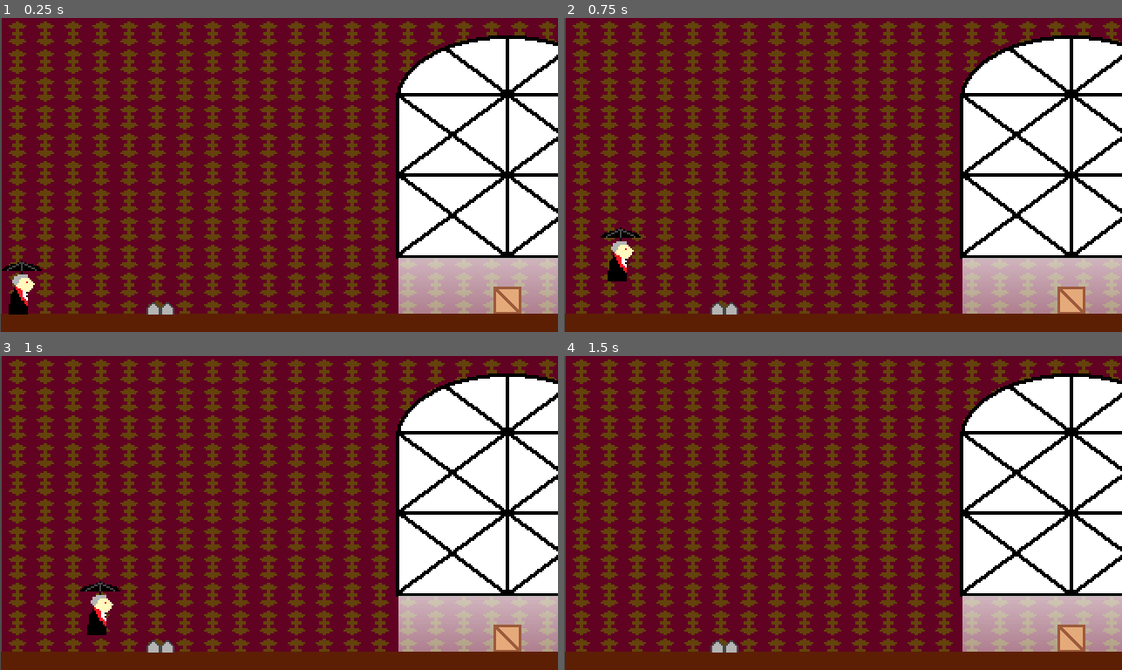
Above: before the commit, frames 1-4 (two rows, left to right).
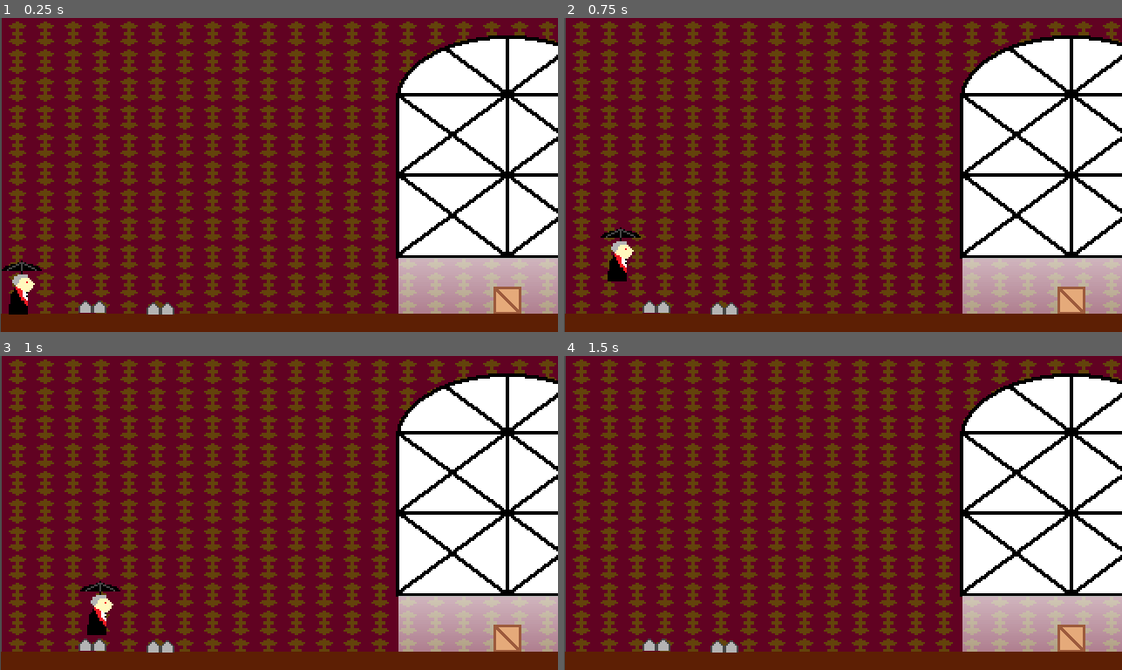
Above: after the commit, the same moments.

Repository: JedsadaSrijunpoe/sunlight-is-enemy
Game: Godot game, scene res://Level/level_1.tscn
Two runs of this game, one before a commit and one after it. Both use one fixed random seed, a clock stepped at 60 frames per second and the inputs below.
Inputs:
- Up to frame 1 (0.25 s): no input
- Up to frame 2 (0.75 s): tap Enter at 0.5 s; hold D (move_right) from 0.53 s (still down); tap W (jump) at 0.6 s
- Up to frame 3 (1 s): keep holding D (move_right); tap W (jump) at 0.77 s
- Up to frame 4 (1.5 s): keep holding D (move_right); tap W (jump) at 1.07 s; tap Space (toggle) at 1.35 s

The runs differ from the first frame. In frame 1, 0.2% of the frame differs, in the area x 14-20%, y 90-94%; in frame 2, 0.2%; in frame 3, 0.2%; in frame 4, 0.2%.

Commit message:
Add switch

Diff:
--- a/Level/level_1.tscn
+++ b/Level/level_1.tscn
@@ -6,6 +6,7 @@
 [ext_resource type="PackedScene" uid="uid://55uh4xtx1ylx" path="res://Hazard/window.tscn" id="2_5jm23"]
 [ext_resource type="PackedScene" uid="uid://coq2wpfjr3ppr" path="res://World/crate.tscn" id="3_5571h"]
 [ext_resource type="PackedScene" uid="uid://bw878r7c0fvro" path="res://Hazard/spike_trap.tscn" id="6_mpf2n"]
+[ext_resource type="PackedScene" uid="uid://cxqt7udetk2iw" path="res://World/switch.tscn" id="7_kwgax"]
 
 [sub_resource type="Gradient" id="Gradient_iuo6q"]
 colors = PackedColorArray(0.36601, 0.12483, 0.0196051, 1, 1, 1, 1, 1)
@@ -59,6 +60,9 @@
 [node name="SpikeTrap" parent="." instance=ExtResource("6_mpf2n")]
 position = Vector2(92, 162)
 
+[node name="Switch" parent="." instance=ExtResource("7_kwgax")]
+position = Vector2(53, 161)
+
 [editable path="Window"]
 [editable path="Window/Hitbox"]
 [editable path="Camera2D"]
--- a/Player/player.gd
+++ b/Player/player.gd
@@ -93,3 +93,9 @@
 func _on_humanhurtbox_area_entered(area):
 	if not area.IS_LIGHT:
 		queue_free()
+
+func _on_switchbox_area_entered(switch):
+	switch.entered = true
+
+func _on_switchbox_area_exited(switch):
+	switch.entered = false
--- a/Player/player.tscn
+++ b/Player/player.tscn
@@ -37,6 +37,9 @@
 
 [sub_resource type="RectangleShape2D" id="RectangleShape2D_hictw"]
 size = Vector2(38.5687, 14.5471)
+
+[sub_resource type="RectangleShape2D" id="RectangleShape2D_l5ns7"]
+size = Vector2(8.71702, 14.3487)
 
 [node name="Player" type="CharacterBody2D"]
 slide_on_ceiling = false
@@ -77,8 +80,19 @@
 scale = Vector2(0.596338, -0.618682)
 shape = SubResource("RectangleShape2D_hictw")
 
+[node name="Switchbox" type="Area2D" parent="."]
+collision_layer = 0
+collision_mask = 16
+
+[node name="CollisionShape2D" type="CollisionShape2D" parent="Switchbox"]
+position = Vector2(-0.5, 4.54834)
+scale = Vector2(1.03246, 1.60967)
+shape = SubResource("RectangleShape2D_l5ns7")
+
 [connection signal="area_entered" from="BatHurtbox" to="." method="_on_bathurtbox_area_entered"]
 [connection signal="area_entered" from="HumanHurtbox" to="." method="_on_humanhurtbox_area_entered"]
+[connection signal="area_entered" from="Switchbox" to="." method="_on_switchbox_area_entered"]
+[connection signal="area_exited" from="Switchbox" to="." method="_on_switchbox_area_exited"]
 
 [editable path="BatHurtbox"]
 [editable path="HumanHurtbox"]
--- /dev/null
+++ b/World/switch.gd
@@ -0,0 +1,16 @@
+extends Area2D
+
+var entered = false
+
+# Called when the node enters the scene tree for the first time.
+func _ready():
+	pass # Replace with function body.
+
+
+# Called every frame. 'delta' is the elapsed time since the previous frame.
+func _process(delta):
+	if entered and Input.is_action_just_pressed("jump"):
+		print("jump")
+
+func activate():
+	print("Switch activated")
--- /dev/null
+++ b/World/switch.tscn
@@ -0,0 +1,17 @@
+[gd_scene load_steps=4 format=3 uid="uid://cxqt7udetk2iw"]
+
+[ext_resource type="Script" path="res://World/switch.gd" id="1_vanye"]
+[ext_resource type="Texture2D" uid="uid://bfcrp654mxqk5" path="res://Hazard/spiketrap.png" id="2_nqams"]
+
+[sub_resource type="RectangleShape2D" id="RectangleShape2D_mi0aw"]
+
+[node name="Switch" type="Area2D"]
+collision_layer = 16
+collision_mask = 0
+script = ExtResource("1_vanye")
+
+[node name="Sprite2D" type="Sprite2D" parent="."]
+texture = ExtResource("2_nqams")
+
+[node name="CollisionShape2D" type="CollisionShape2D" parent="."]
+shape = SubResource("RectangleShape2D_mi0aw")
--- a/project.godot
+++ b/project.godot
@@ -66,6 +66,7 @@
 2d_physics/layer_1="Player"
 2d_physics/layer_2="World"
 2d_physics/layer_3="Hitbox"
+2d_physics/layer_5="Switch"
 
 [rendering]
 
Not shown: 1 places in Level/level_1.tscn that only renumber resources
Not shown: 1 places in Player/player.tscn that only renumber resources
